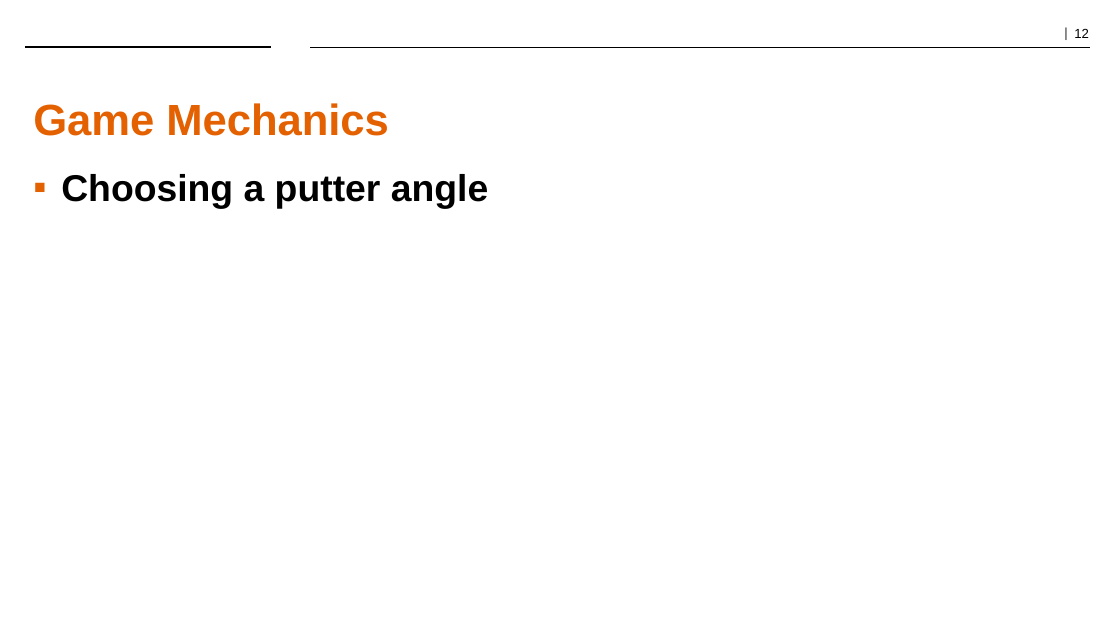
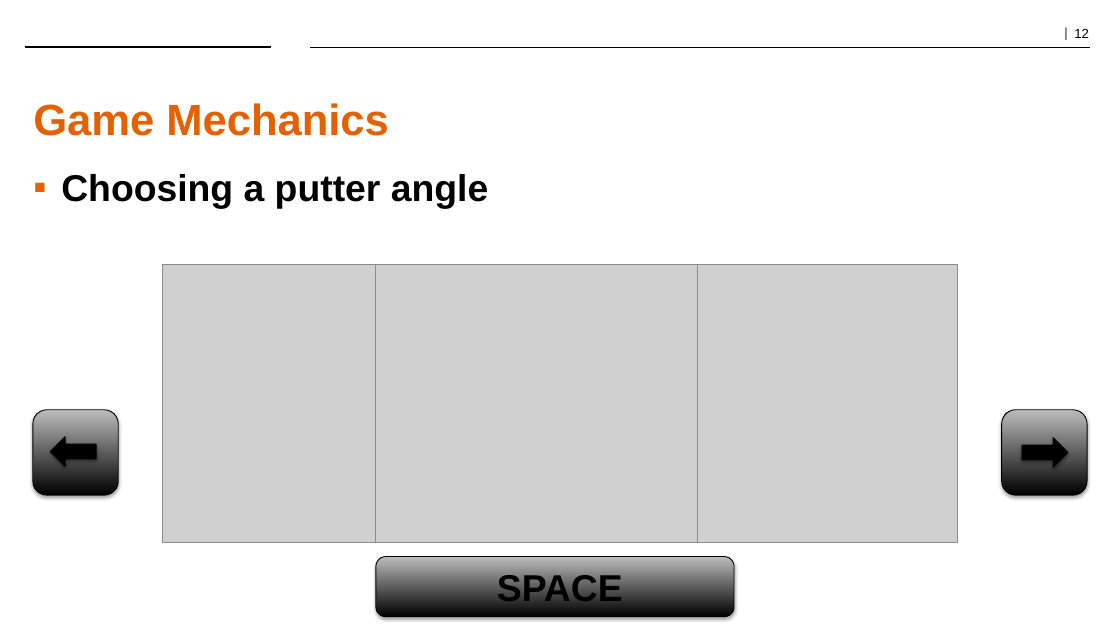
Before and after one commit to jmgregor/IMGS-624, a slide deck: slide 12 of PuttPuttGolfPresentation.pptx. Drawn at 1120x630 pixels with LibreOffice and Linux fonts; fonts in the diff are those of the drawing; grey boxes stand for pictures; background and template pictures are left out. Boxes give left, top, right and bottom in pixels: in the first picture for what was removed or moved away, otherwise in the second. Text is boxed around its words. In the diff, an @@ line names an element or a change of style, - is before the commit and + after.

```diff
--- a/PuttPuttGolfPresentation.pptx
+++ b/PuttPuttGolfPresentation.pptx
@@ picture added at box(162, 265, 376, 542) @@
@@ picture added at box(376, 265, 697, 542) @@
@@ picture added at box(697, 265, 958, 542) @@
@@ rounded rectangle added at box(33, 410, 118, 496), fill gradient #000000 to #BDBDBD, outline #000000 0.75 pt @@
@@ rounded rectangle added at box(1002, 410, 1087, 496), fill gradient #000000 to #BDBDBD, outline #000000 0.75 pt @@
@@ right arrow added at box(50, 437, 97, 466), fill #000000, outline #000000 0.75 pt @@
@@ right arrow added at box(1023, 438, 1069, 467), fill #000000, outline #000000 0.75 pt @@
@@ rounded rectangle added at box(376, 557, 734, 618), fill gradient #000000 to #BDBDBD, outline #000000 0.75 pt @@
@@ text added at box(497, 572, 623, 601), 32 pt, text #000000, bold @@
+SPACE
```
Also in this commit, not shown: 2 other slides changed, 14 other files.
